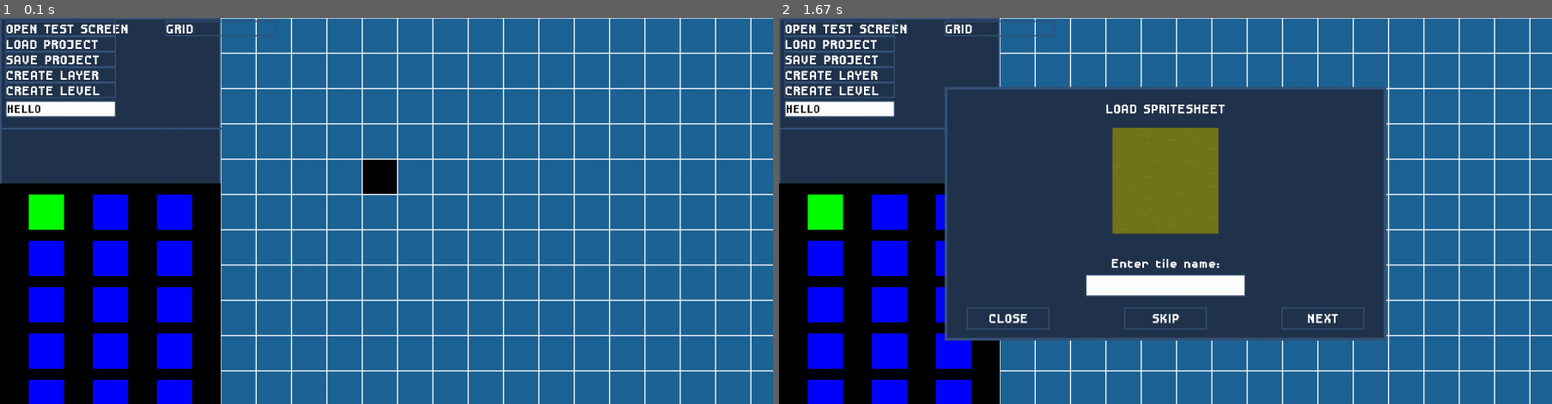
Above: before the commit, frames 1-2 (left to right).
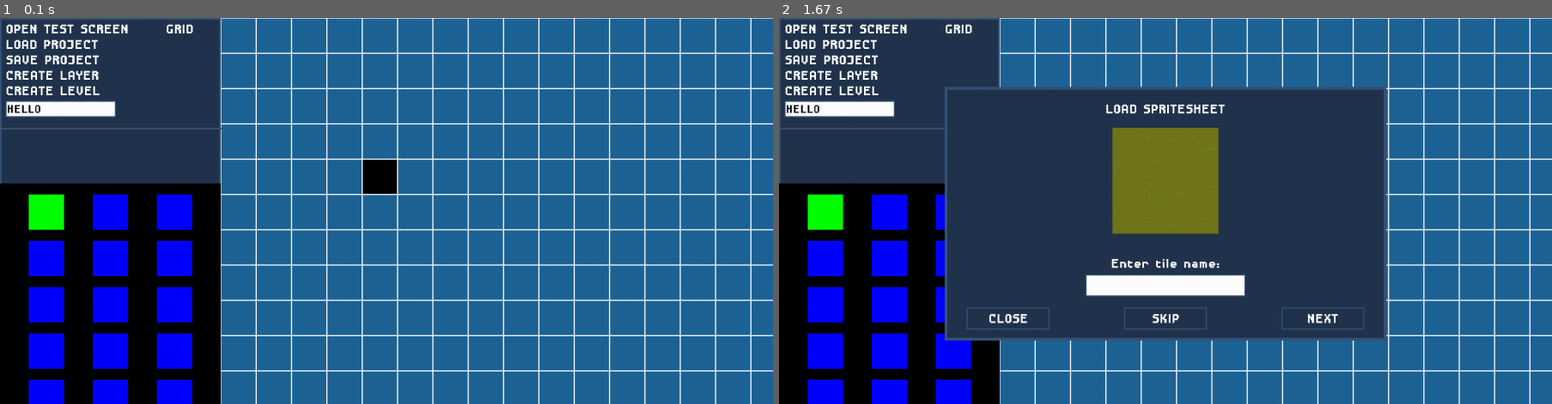
Above: after the commit, the same moments.

Repository: ImYourDope/PyGameLevelDesigner
Game: pygame game, started from main.py
Same seed, same stepped clock (60 frames per second), same inputs: the game is played once before the commit and once after it.
Inputs:
- Up to frame 1 (0.1 s): no input
- Up to frame 2 (1.67 s): click "OPEN TEST SCREEN" at 0.38 s

The runs differ from the first frame. In frame 1, 0.4% of the frame differs, in the area x 0-36%, y 0-21%; in frame 2, 0.4%.

Commit message:
Added text-button -- button without rect and border, only text

Diff:
--- /dev/null
+++ b/Interface/TextButton.py
@@ -0,0 +1,53 @@
+import pygame
+
+from settings import *
+from DOM import layout_manager, ElementInterface
+
+
+class TextButton(ElementInterface):
+    DEFAULT = {
+        'x': 0,
+        'y': 0,
+        'text': '',
+        'align': {
+            'x': 'left',
+            'y': 'top'
+        },
+        'hover': {
+            'position': 'relative',
+            'x': 0,
+            'y': 0
+        }
+    }
+
+    def __init__(self, properties):
+        self.id = properties['id']
+
+        if properties['hover']['position'] == 'relative':
+            properties['hover']['x'] += properties['x']
+            properties['hover']['y'] += properties['y']
+
+        self.surface = main_font.render(properties['text'], False, main_font_color)
+        self.pos = (properties['x'], properties['y'])
+        self.rect_size = self.surface.get_size()
+        self.rect = pygame.Rect(
+            self.pos,
+            self.rect_size
+        )
+        self.surface.get_rect(topleft=self.pos)
+        self.shift_pos = (properties['hover']['x'], properties['hover']['y'])
+        self.shift_rect = self.surface.get_rect(topleft=self.shift_pos)
+
+        self.align = properties['align']
+
+    def mouse_collision(self, cors):
+        return self.rect.collidepoint(cors) or self.shift_rect.collidepoint(cors)
+
+    def draw(self, screen):
+        if not layout_manager.ishovered(self.id):
+            screen.blit(self.surface, self.pos)
+        else:
+            screen.blit(self.surface, self.shift_pos)
+
+    def set_text(self, text):
+        self.surface = main_font.render(text, False, main_font_color)
--- a/Interface/__init__.py
+++ b/Interface/__init__.py
@@ -1,4 +1,5 @@
 from .Button import Button
+from .TextButton import TextButton
 from .toggle import Toggle
 from .Input import Input
 from .Label import Label
--- a/XMLparser.py
+++ b/XMLparser.py
@@ -26,6 +26,9 @@
             if elem.tag == 'Button':
                 props = XMLParser.set_default_parameters(props, Button.DEFAULT)
                 dom.append(Button(props))
+            elif elem.tag == 'TextButton':
+                props = XMLParser.set_default_parameters(props, TextButton.DEFAULT)
+                dom.append(TextButton(props))
             elif elem.tag == 'Input':
                 props = XMLParser.set_default_parameters(props, Input.DEFAULT)
                 dom.append(Input(props))
--- a/main.py
+++ b/main.py
@@ -45,10 +45,6 @@
 root.onclick('toggle-grid', grid.toggle_grid)
 root.onclick('open-test-screen-button', lambda _: layout_manager.push(spritesheetloader))
 
-
-
-
-
 # popup.getElementByID('current-loading-tile').elem.update_image(tmp)
 
 # root.onclick('open-test-screen-button', lambda _: layout_manager.push())
@@ -58,9 +54,7 @@
 layout_manager.push(root)
 
 while True:
-
     # DRAW SECTION
-
     draw_ui_background(screen)
     draw_canvas(screen)
     if eventManager.grid_on:
@@ -76,7 +70,6 @@
     for event in pygame.event.get():
         # if eventManager.main_screen_on:
         #     scroll_canvas(event)
-        print(event)
         if event.type in (pygame.KEYDOWN, pygame.MOUSEMOTION, pygame.MOUSEWHEEL):
             layout_manager.process_event(event)
         if event.type == pygame.MOUSEBUTTONDOWN:
--- a/main.xml
+++ b/main.xml
@@ -2,7 +2,7 @@
 <Layout width="1400"
         height="700">
 
-    <Button id="open-test-screen-button"
+    <TextButton id="open-test-screen-button"
             x="10"
             y="5"
             text="OPEN TEST SCREEN">
@@ -10,41 +10,41 @@
         <Hover position="relative"
                x="10"
         />
-    </Button>
-    <Button id="load-project-button"
+    </TextButton>
+    <TextButton id="load-project-button"
             x="10"
             y="33"
             text="LOAD PROJECT">
 
         <Hover position="relative"
                x="10"/>
-    </Button>
+    </TextButton>
 
-    <Button id="save-project-button"
+    <TextButton id="save-project-button"
             x="10"
             y="61"
             text="SAVE PROJECT">
         <Hover position="relative"
                x="10"/>
-    </Button>
+    </TextButton>
 
-    <Button id="create-layer-button"
+    <TextButton id="create-layer-button"
             x="10"
             y="89"
             text="CREATE LAYER">
         <Hover position="relative"
                x="10"/>
-    </Button>
+    </TextButton>
 
-    <Button id="create-level-button"
+    <TextButton id="create-level-button"
             x="10"
             y="117"
             text="CREATE LEVEL">
         <Hover position="relative"
                x="10"/>
-    </Button>
+    </TextButton>
 
-    <Button id="toggle-grid"
+    <TextButton id="toggle-grid"
             x="300"
             y="5"
             text="GRID"/>
